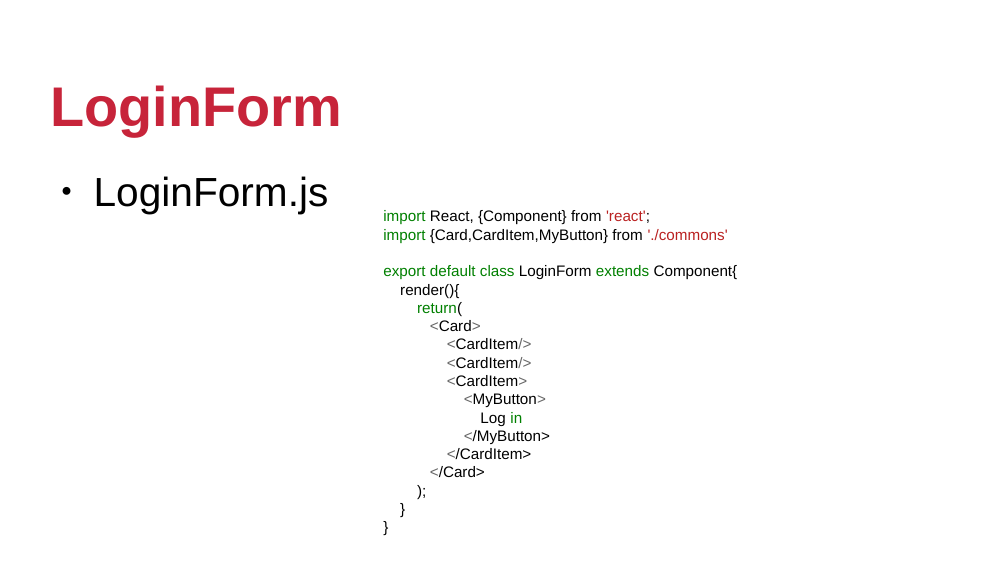
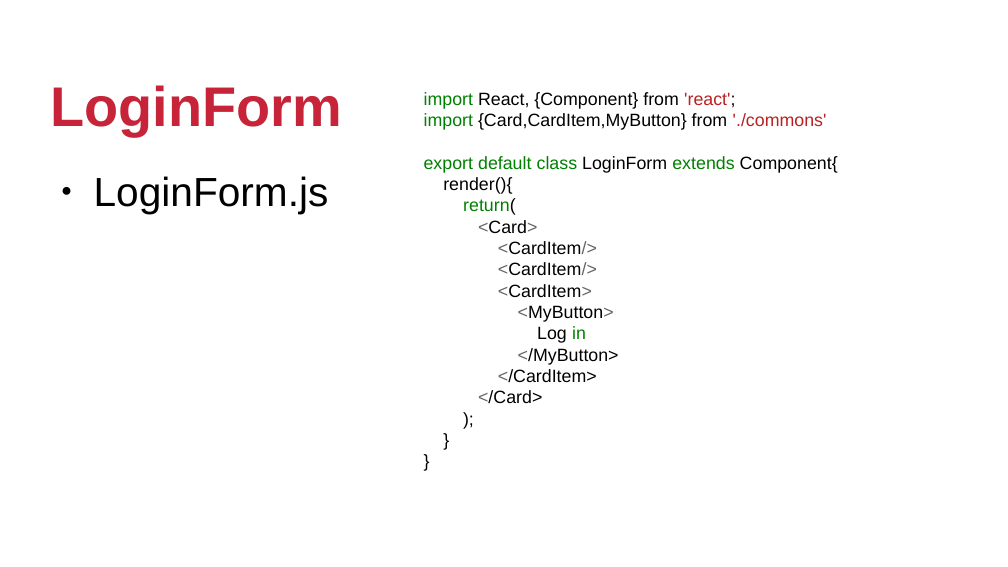
Before and after one commit to jeffersoncarvalho/PIDM-2019_2, a slide deck: slide 15 of SLIDES/parte2/aula05.odp (slide 16 before the commit). Drawn at 1008x567 pixels with LibreOffice and Linux fonts; fonts in the diff are those of the drawing; background and template pictures are left out. Boxes give left, top, right and bottom in pixels: in the first picture for what was removed or moved away, otherwise in the second. Text is boxed around its words. In the diff, an @@ line names an element or a change of style, - is before the commit and + after.

```diff
--- a/SLIDES/parte2/aula05.odp
+++ b/SLIDES/parte2/aula05.odp
@@ text "import React, {Component} from 'react';": place and size @@
-text "import React, {Component} from 'react';" at [383,210,738,477]
+text "import React, {Component} from 'react';" at [424,92,838,403]
@@ text "import React, {Component} from 'react';" at [424,92,838,403]: size 12 to 14 pt @@
```
Also in this commit, not shown: 9 other slides changed, 14 slides added, 14 slides removed, 9 other files.
